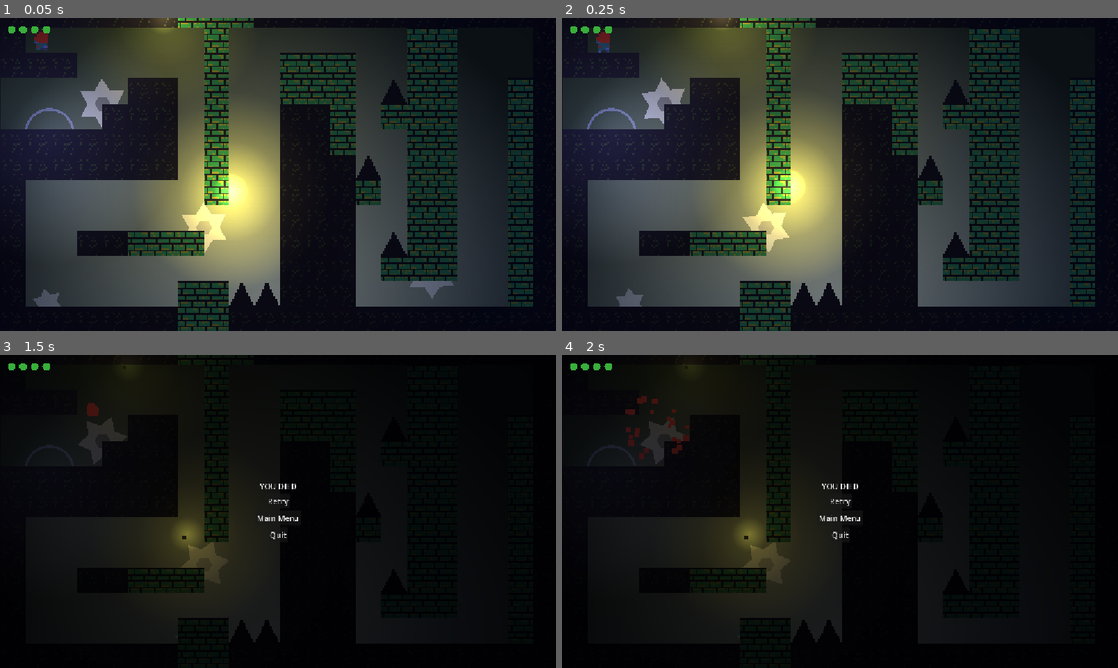
Above: before the commit, frames 1-4 (two rows, left to right).
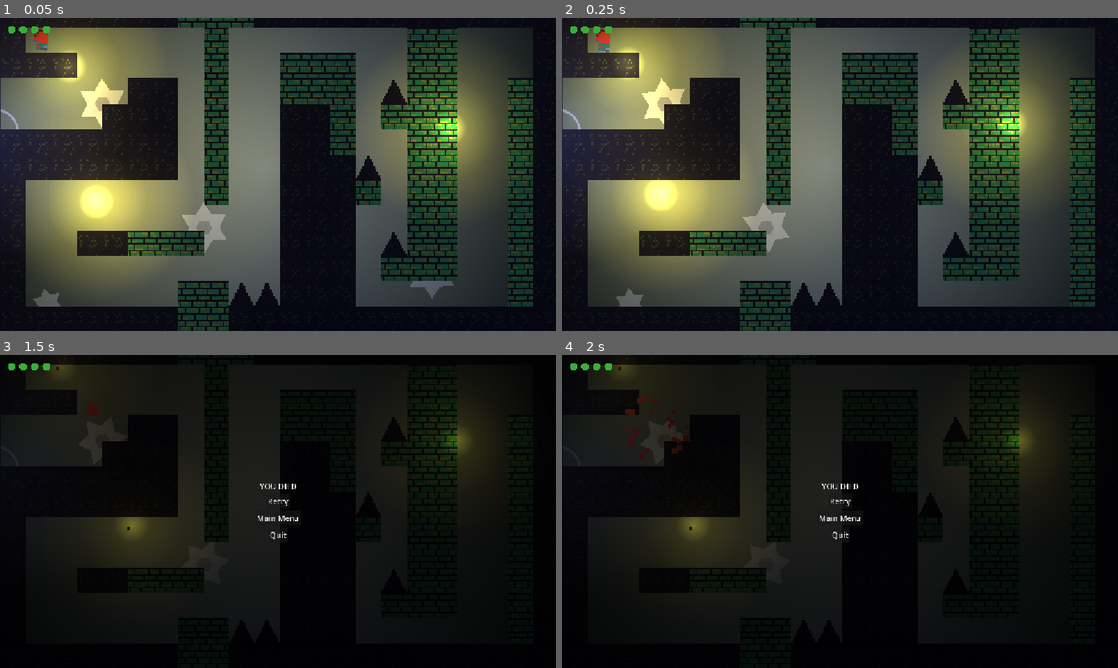
Above: after the commit, the same moments.

Repository: rafaeumesmo/ELLI-game
Game: Godot game, scene res://mapa_04.tscn
Two runs of this game, one before a commit and one after it. Both use one fixed random seed, a clock stepped at 60 frames per second and the inputs below. This scene is started directly instead of the project's main scene.
Inputs (mouse positions are in pixels of both pictures, inside the frame that each line leads up to):
- Up to frame 1 (0.05 s): no input
- Up to frame 2 (0.25 s): no input
- Up to frame 3 (1.5 s): move the mouse to (400, 495) at 0.52 s; hold D (move_right) 0.53-1.28 s; tap Shift (dash) at 0.6 s; tap Space (jump) at 0.77 s; move the mouse to (166, 527) at 1.27 s; hold A (move_left) from 1.28 s (still down); tap E (interagir) at 1.35 s
- Up to frame 4 (2 s): keep holding A (move_left); tap Space (jump) at 1.52 s

The runs differ from the first frame. In frame 1, 43% of the frame differs, in the area x 0-96%, y 0-93%; in frame 2, 42%; in frame 3, 4.0%; in frame 4, 4.0%.

Commit message:
Portal da fase 4 agora leva pra fase 5, tira a tela de vitória do meio
O fim de mapa_04 (loop dos TeleportPad de volta pro início) caía num
GatilhoVitoria que mostrava a VitoriaMenu -- sobrava da época em que
mapa_04 era a última fase. Removi o GatilhoVitoria/VitoriaMenu e pus o
PortalFase (já apontava pra mapa_05.tscn) exatamente no lugar onde o
gatilho estava, então terminar a fase 4 agora manda pra fase 5 de
verdade em vez de encerrar o jogo.

Diff:
--- a/mapa_04.tscn
+++ b/mapa_04.tscn
@@ -14,12 +14,13 @@
 [ext_resource type="PackedScene" uid="uid://b07vound40hxl" path="res://Environment/RotatingSawTrap.tscn" id="13_uo806"]
 [ext_resource type="PackedScene" uid="uid://c8s7twn0saw02" path="res://Environment/StaticSaw.tscn" id="14_s4qfk"]
 [ext_resource type="PackedScene" path="res://Environment/TeleportPad.tscn" id="14_to1oi"]
-[ext_resource type="PackedScene" path="res://UI/VitoriaMenu.tscn" id="15_vit"]
-[ext_resource type="Script" uid="uid://wmbkgyfw6g2t" path="res://Environment/gatilho_vitoria.gd" id="16_vit"]
 [ext_resource type="PackedScene" uid="uid://d0vagalume01" path="res://Environment/Vagalume.tscn" id="17_vagalume"]
 
-[sub_resource type="RectangleShape2D" id="RectangleShape2D_vit"]
-size = Vector2(20, 40)
+[sub_resource type="Environment" id="Environment_escuro"]
+background_mode = 3
+glow_enabled = true
+glow_bloom = 0.1
+glow_hdr_threshold = 0.9
 
 [sub_resource type="CanvasItemMaterial" id="CanvasItemMaterial_brilho"]
 blend_mode = 1
@@ -35,27 +36,21 @@
 fill_from = Vector2(0.5, 0.5)
 fill_to = Vector2(1, 0.5)
 
-[sub_resource type="Environment" id="Environment_escuro"]
-background_mode = 3
-glow_enabled = true
-glow_bloom = 0.1
-glow_hdr_threshold = 0.9
-
 [node name="Mapa03" type="Node2D" unique_id=1781797396]
 scale = Vector2(3.65, 3.65)
 script = ExtResource("1_to1oi")
 
-[node name="CanvasModulate" type="CanvasModulate" parent="."]
+[node name="CanvasModulate" type="CanvasModulate" parent="." unique_id=1393615163]
 color = Color(0.290196, 0.321569, 0.4, 1)
 
-[node name="WorldEnvironment" type="WorldEnvironment" parent="."]
+[node name="WorldEnvironment" type="WorldEnvironment" parent="." unique_id=1209693385]
 environment = SubResource("Environment_escuro")
 
-[node name="Vagalume" parent="." instance=ExtResource("17_vagalume")]
+[node name="Vagalume" parent="." unique_id=812853543 instance=ExtResource("17_vagalume")]
 position = Vector2(56, 8)
 raio_voo = 35.0
 
-[node name="Vagalume2" parent="." instance=ExtResource("17_vagalume")]
+[node name="Vagalume2" parent="." unique_id=1457063637 instance=ExtResource("17_vagalume")]
 position = Vector2(88, 120)
 raio_voo = 45.0
 
@@ -81,16 +76,6 @@
 
 [node name="HealthBar" parent="." unique_id=2015127992 instance=ExtResource("7_pqnjo")]
 
-[node name="VitoriaMenu" parent="." unique_id=6332243 instance=ExtResource("15_vit")]
-
-[node name="GatilhoVitoria" type="Area2D" parent="." unique_id=813835961]
-position = Vector2(-20, 66.57534)
-collision_layer = 0
-script = ExtResource("16_vit")
-
-[node name="CollisionShape2D" type="CollisionShape2D" parent="GatilhoVitoria" unique_id=993824928]
-shape = SubResource("RectangleShape2D_vit")
-
 [node name="Cenario" type="Node2D" parent="." unique_id=986790108]
 z_index = -10
 z_as_relative = false
@@ -98,7 +83,7 @@
 [node name="BrilhoFundo" type="Sprite2D" parent="Cenario" unique_id=986790109]
 z_index = 1
 material = SubResource("CanvasItemMaterial_brilho")
-position = Vector2(155.06848, 178.08218)
+position = Vector2(150.41095, 87.67123)
 scale = Vector2(1.6, 1.6)
 texture = SubResource("GradientTexture2D_brilho")
 
@@ -108,7 +93,7 @@
 texture = ExtResource("10_kbtba")
 
 [node name="PortalFase" parent="Cenario" unique_id=1893502680 instance=ExtResource("8_pa043")]
-position = Vector2(14.794526, 66.57534)
+position = Vector2(-20, 66.57534)
 next_scene = "res://mapa_05.tscn"
 
 [node name="MovingSaw" parent="Cenario" unique_id=1242416693 instance=ExtResource("2_ooorx")]
@@ -123,6 +108,9 @@
 [node name="StaticSaw2" parent="Cenario" unique_id=964309371 instance=ExtResource("14_s4qfk")]
 position = Vector2(112.328766, 126.02739)
 
+[node name="Vagalume" parent="Cenario" unique_id=1449525466 instance=ExtResource("17_vagalume")]
+position = Vector2(290.41095, 59.72603)
+
 [node name="TeleportPad" parent="." unique_id=172960360 instance=ExtResource("14_to1oi")]
 position = Vector2(326.84933, 20.547945)
 destino = NodePath("../TeleportPad2")
